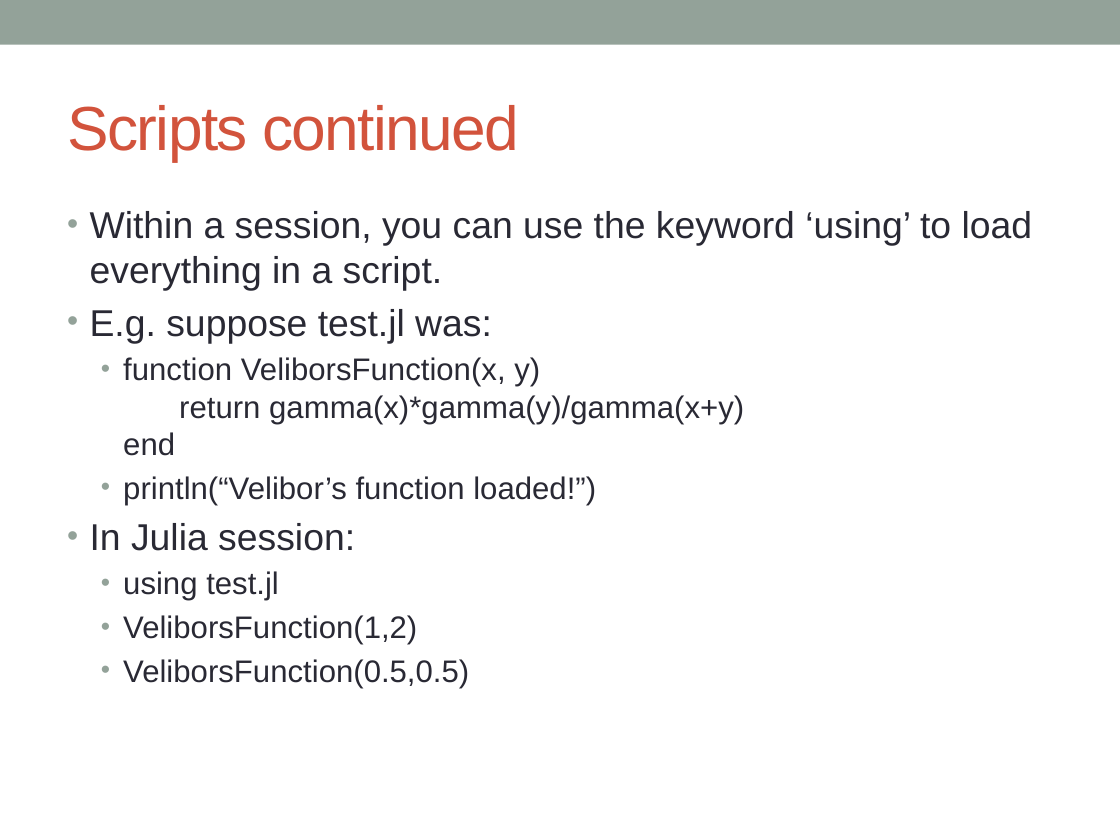
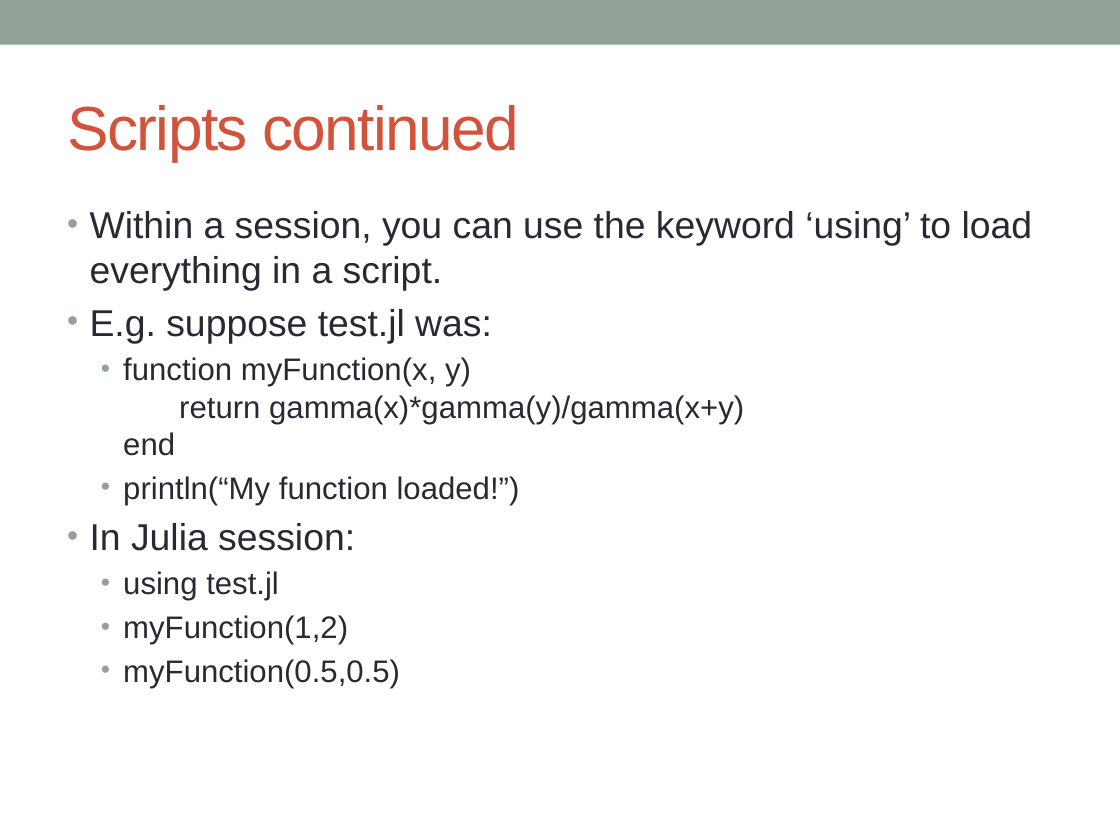
Before and after one commit to IainNZ/ORSoftwareTools2014, a slide deck: slide 20 of Modelling/LPModeling.pptx. Drawn at 1120x840 pixels with LibreOffice and Linux fonts; fonts in the diff are those of the drawing. Boxes give left, top, right and bottom in pixels: in the first picture for what was removed or moved away, otherwise in the second. Text is boxed around its words. In the diff, an @@ line names an element or a change of style, - is before the commit and + after.

```diff
--- a/Modelling/LPModeling.pptx
+++ b/Modelling/LPModeling.pptx
@@ text at box(123, 357, 744, 505): text changed @@
-  • function VeliborsFunction(x, y)
-    return gamma(x)*gamma(y)/gamma(x+y)
-    end
-  • println(“Velibor’s function loaded!”)
+  • function myFunction(x, y)
+    return gamma(x)*gamma(y)/gamma(x+y)
+    end
+  • println(“My function loaded!”)
@@ text at box(123, 615, 400, 688): text changed @@
-  • VeliborsFunction(1,2)
-  • VeliborsFunction(0.5,0.5)
+  • myFunction(1,2)
+  • myFunction(0.5,0.5)
```
Also in this commit, not shown: 5 other slides changed, 22 other files.
